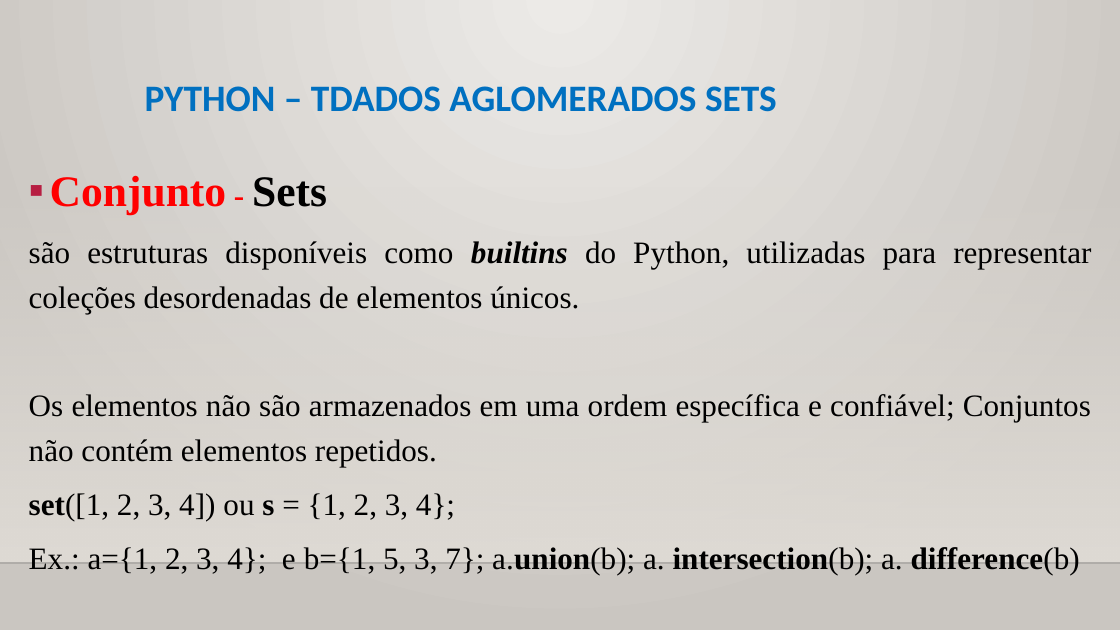
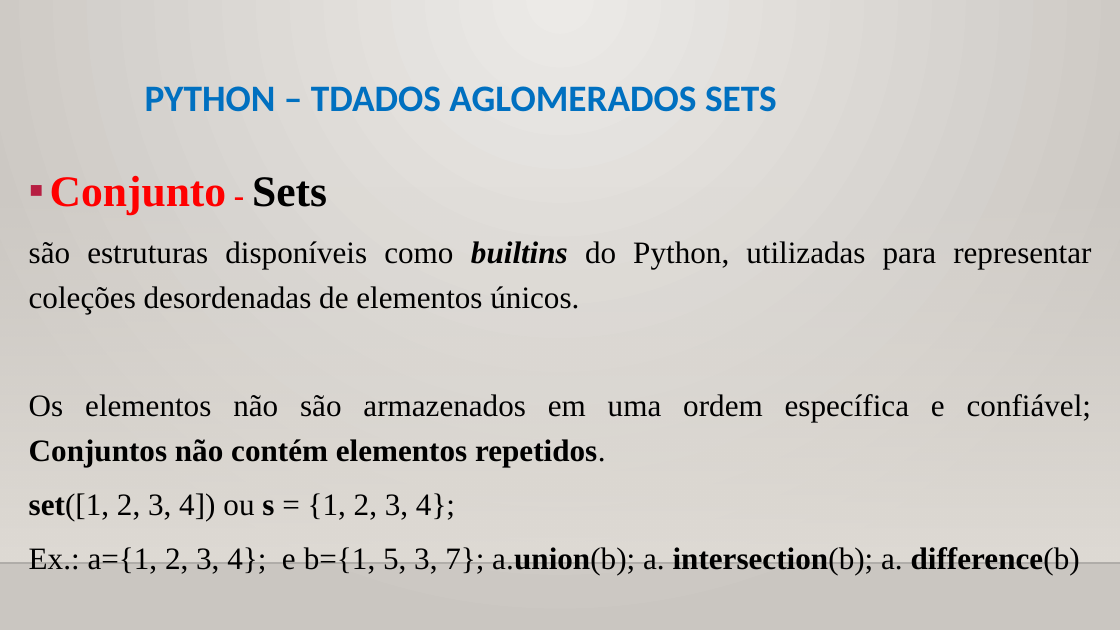
Before and after one commit to CloudEducationBrazil/WydenPythonParadigmas, a slide deck: slide 20 of 01 Classes/Aula 07 Programação Python - Tipos de Dados Aglomerados.pptx (slide 19 before the commit). Drawn at 1120x630 pixels with LibreOffice and Linux fonts; fonts in the diff are those of the drawing; background and template pictures are left out. Boxes give left, top, right and bottom in pixels: in the first picture for what was removed or moved away, otherwise in the second. Text is boxed around its words. In the diff, an @@ line names an element or a change of style, - is before the commit and + after.

Commit message:
PPT Python Aula 7 17092022

```diff
--- a/01 Classes/Aula 07 Programação Python - Tipos de Dados Aglomerados.pptx
+++ b/01 Classes/Aula 07 Programação Python - Tipos de Dados Aglomerados.pptx
@@ text at <box>29,394,1091,466</box>: bold on in "Conjuntos não contém elementos repetidos." @@
```
Also in this commit, not shown: 7 other slides changed, 1 slide added.
